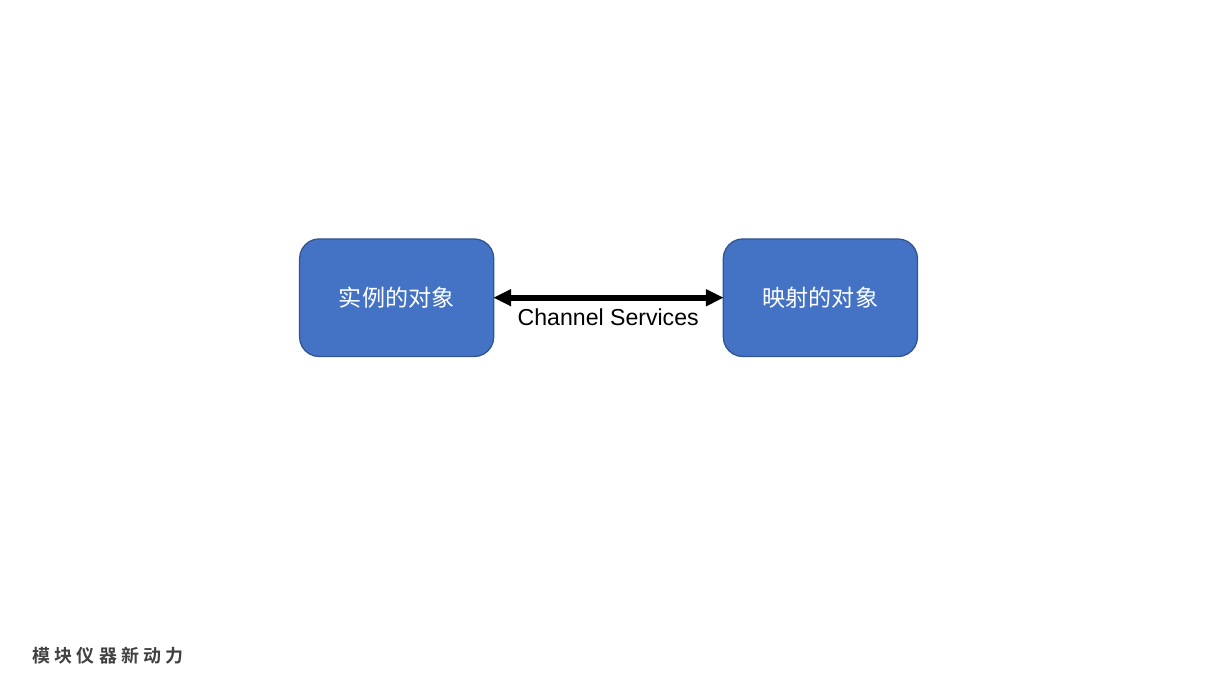
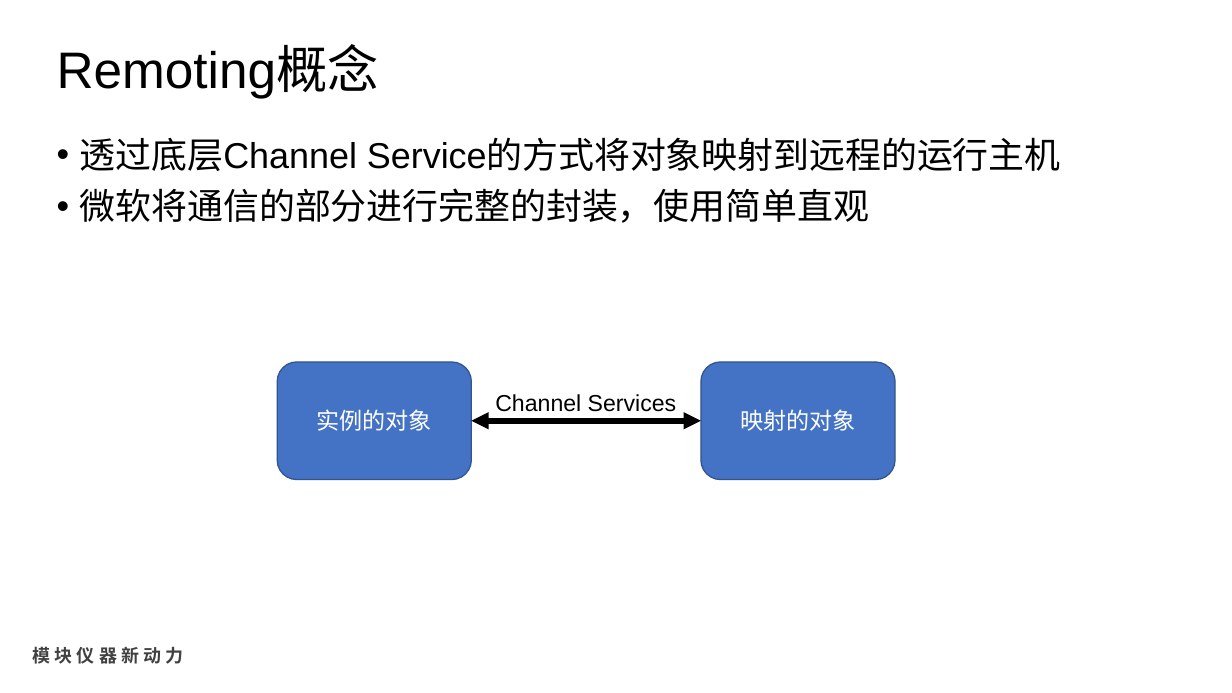
Before and after one commit to waylin15/Remoting, a slide deck: slide 3 of SeeSharpTools.JY.Remoting/SeeSharpTools.Remoting.pptx (slide 2 before the commit). Drawn at 1232x693 pixels with LibreOffice and Linux fonts; fonts in the diff are those of the drawing; background and template pictures are left out. Boxes give left, top, right and bottom in pixels: in the first picture for what was removed or moved away, otherwise in the second. Text is boxed around its words. In the diff, an @@ line names an element or a change of style, - is before the commit and + after.

```diff
--- a/SeeSharpTools.JY.Remoting/SeeSharpTools.Remoting.pptx
+++ b/SeeSharpTools.JY.Remoting/SeeSharpTools.Remoting.pptx
@@ title added at [57, 47, 379, 98], 40 pt, text #000000 @@
+Remoting概念
@@ text added at [80, 138, 1061, 223], 28 pt, text #000000 @@
+• 透过底层Channel Service的方式将对象映射到远程的运行主机
+• 微软将通信的部分进行完整的封装，使用简单直观
@@ rounded rectangle "实例的对象": place and size @@
-rounded rectangle "实例的对象" at [299, 239, 494, 357]
+rounded rectangle "实例的对象" at [277, 362, 471, 480]
@@ text "Channel Services": place and size @@
-text "Channel Services" at [518, 308, 699, 326]
+text "Channel Services" at [495, 394, 677, 412]
@@ rounded rectangle "映射的对象": place and size @@
-rounded rectangle "映射的对象" at [724, 239, 918, 357]
+rounded rectangle "映射的对象" at [701, 362, 896, 480]
@@ double arrow moved from (494, 298) - (724, 298) to (471, 421) - (701, 421) @@
```
Also in this commit, not shown: 1 other slide changed, 6 slides added, 1 slide removed, 23 other files.
